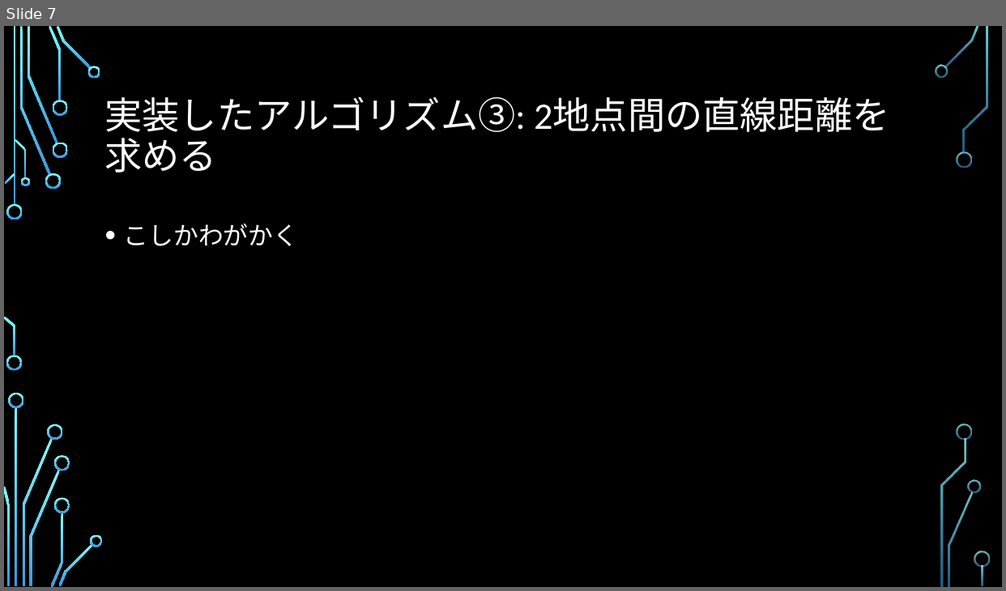
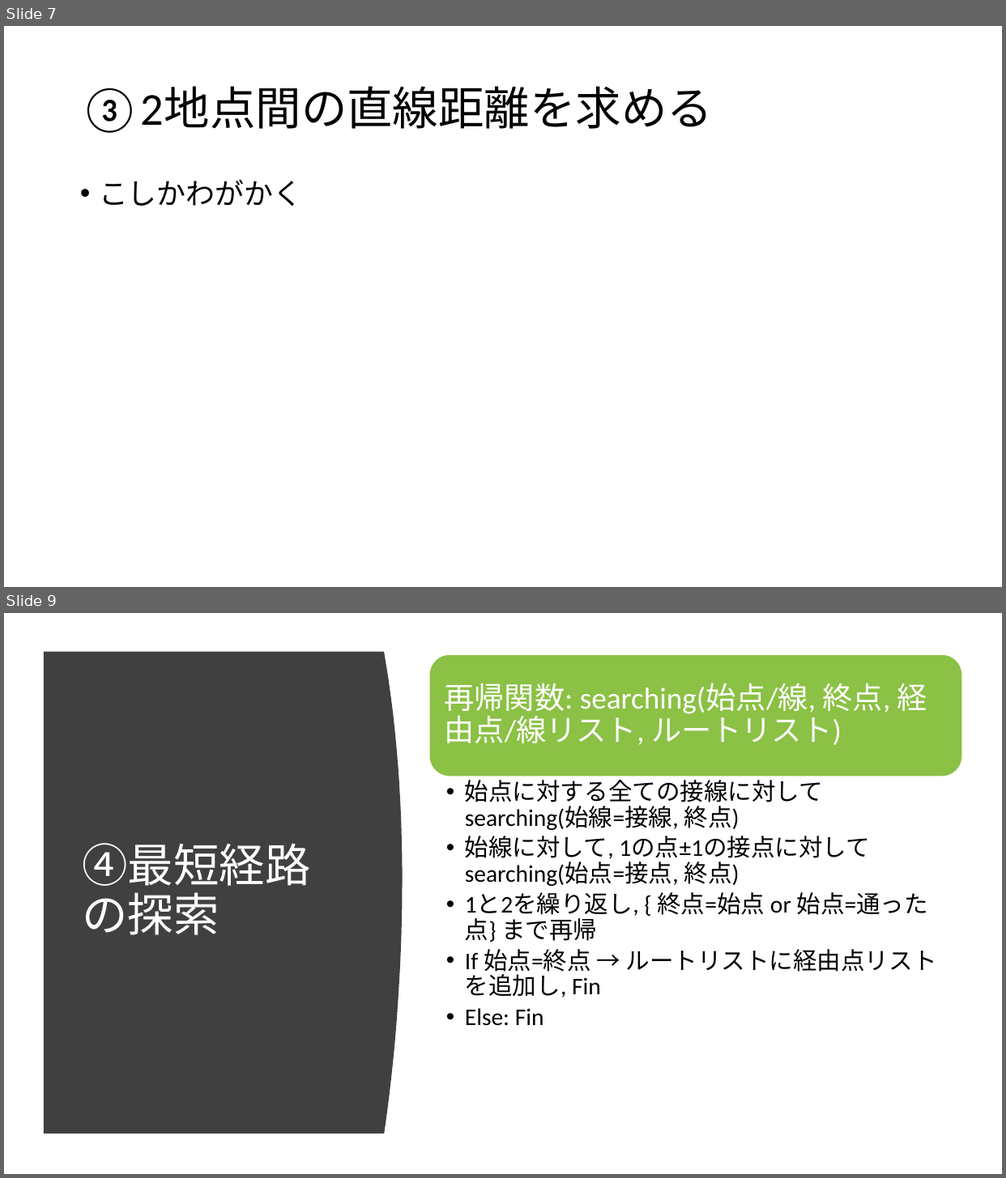
Before and after one commit to ie03-aizu-2019/ie03project-skys, a slide deck: Reports/Midterm.pptx. Shown one above the other, each under a label of ours: slide 7 before the commit, slides 7 and 9 after it; the slides between them are not shown. The pictures are 1006x591 and 1006x1178 pixels, drawn with LibreOffice and Linux fonts; fonts in the diff are those of the drawing; background and template pictures are left out. Boxes give left, top, right and bottom in pixels: in the first picture for what was removed or moved away, otherwise in the second. Text is boxed around its words. In the diff, an @@ line names an element or a change of style, - is before the commit and + after.

Commit message:
update design

```diff
--- a/Reports/Midterm.pptx
+++ b/Reports/Midterm.pptx
@@ slide 9 added at (4, 613, 1002, 1174), background #FFFFFF @@
@@ freeform shape added at (44, 652, 403, 1134), fill #404040 @@
@@ rounded rectangle added at (429, 654, 962, 776), fill #8BC145, outline #FFFFFF 1 pt @@
@@ text added at (444, 683, 927, 745), 29 pt, text #FFFFFF @@
+再帰関数: searching(始点/線, 終点, 経由点/線リスト, ルートリスト)
@@ title added at (74, 696, 355, 1088), 44 pt, text #FFFFFF @@
+④最短経路の探索
@@ text added at (465, 776, 937, 1026), 23 pt, text #000000 @@
+  • 始点に対する全ての接線に対してsearching(始線=接線, 終点)
+  • 始線に対して, 1の点±1の接点に対してsearching(始点=接点, 終点)
+  • 1と2を繰り返し, { 終点=始点 or 始点=通った点} まで再帰
+  • If 始点=終点 → ルートリストに経由点リストを追加し, Fin
+  • Else: Fin
@@ slide 7 changed as well @@
@@ background picture (left out) to #FFFFFF @@
@@ title at (80, 86, 713, 133): text changed; size 36 to 44 pt; text colour #FFFFFF to #000000 @@
-実装したアルゴリズム③: 2地点間の直線距離を求める
+③2地点間の直線距離を求める
@@ text "こしかわがかく": place and size @@
-text "こしかわがかく" at (124, 224, 299, 246)
+text "こしかわがかく" at (99, 179, 302, 206)
@@ text "こしかわがかく" at (99, 179, 302, 206): size 24 to 28 pt, text colour #FFFFFF to #000000; line spacing 1.2 to 0.9 @@
@@ group removed at (4, 26, 990, 587): 33 freeform shapes, 3 rectangles @@
```
Also in this commit, not shown: 16 other slides changed.
